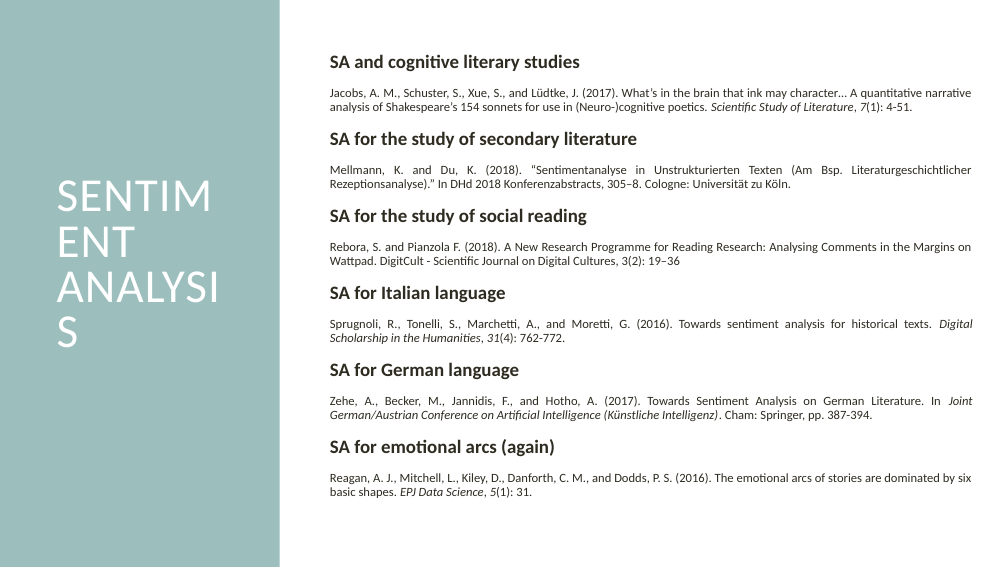
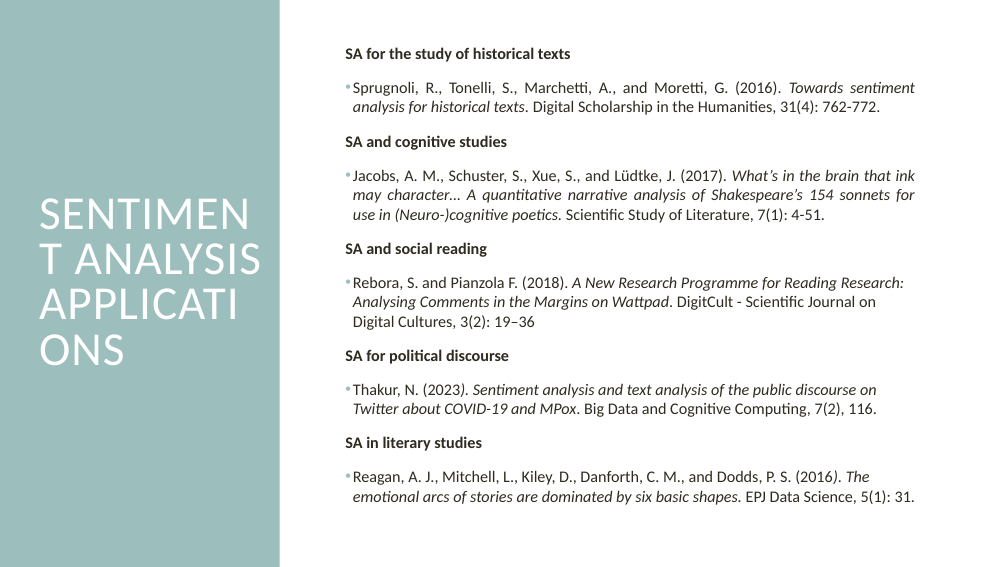
Before and after one commit to giuliagrisot/Sentiment_Analysis_CDH_2023-24, a slide deck: slide 5 of SA.pptx (slide 4 before the commit). Drawn at 1008x567 pixels with LibreOffice and Linux fonts; fonts in the diff are those of the drawing. Boxes give left, top, right and bottom in pixels: in the first picture for what was removed or moved away, otherwise in the second. Text is boxed around its words. In the diff, an @@ line names an element or a change of style, - is before the commit and + after.

Commit message:
ppt

```diff
--- a/SA.pptx
+++ b/SA.pptx
@@ text "SA for the study of ...": place and size @@
-text "SA for the study of ..." at [330, 54, 973, 498]
+text "SA for the study of ..." at [345, 47, 915, 505]
@@ text at [345, 47, 915, 150]: text changed; size 18 to 15.4 pt; bold off @@
-  SA and cognitive literary studies
+SA for the study of historical texts
+• Sprugnoli, R., Tonelli, S., Marchetti, A., and Moretti, G. (2016). Towards sentiment analysis for historical texts. Digital Scholarship in the Humanities, 31(4): 762-772.
+SA and cognitive studies
@@ text at [353, 169, 915, 505]: size 12 to 15.4 pt in "Jacobs, A. M., Schuster, S., Xue, S., ...", "Rebora, S. and Pianzola F. (2018). A ...", "Reagan, A. J., Mitchell, L., Kiley, D., ..."; italic on in "What’s in the brain that ink may ...", "A New Research Programme for Reading Research: ...", "(2016). The emotional arcs of stories are ..."; italic off in "Scientific Study of Literature, 7(1):", "EPJ Data Science, 5(1):"; bullet   to •; line spacing 0.9 to 1; bullet colour #2E2B21 to #9CBEBD; alignment justified to left @@
@@ title at [75, 243, 261, 274]: text changed @@
-SENTIMENT ANALYSIS
+SENTIMENT ANALYSIS
+APPLICATIONS
@@ text at [345, 242, 488, 257]: text changed; size 12 to 15.4 pt; bold on @@
-  SA for the study of secondary literature
-  Mellmann, K. and Du, K. (2018). “Sentimentanalyse in Unstrukturierten Texten (Am Bsp. Literaturgeschichtlicher Rezeptionsanalyse).” In DHd 2018 Konferenzabstracts, 305–8. Cologne: Universität zu Köln.
-  SA for the study of social reading
+SA and social reading
@@ text at [345, 349, 877, 451]: text changed; size 12 to 15.4 pt @@
-  SA for Italian language
-  Sprugnoli, R., Tonelli, S., Marchetti, A., and Moretti, G. (2016). Towards sentiment analysis for historical texts. Digital Scholarship in the Humanities, 31(4): 762-772.
-  SA for German language
-  Zehe, A., Becker, M., Jannidis, F., and Hotho, A. (2017). Towards Sentiment Analysis on German Literature. In Joint German/Austrian Conference on Artificial Intelligence (Künstliche Intelligenz). Cham: Springer, pp. 387-394.
-  SA for emotional arcs (again)
+SA for political discourse
+• Thakur, N. (2023). Sentiment analysis and text analysis of the public discourse on Twitter about COVID-19 and MPox. Big Data and Cognitive Computing, 7(2), 116.
+SA in literary studies
```
Also in this commit, not shown: 2 other slides changed, 5 slides added, 3 slides removed.
